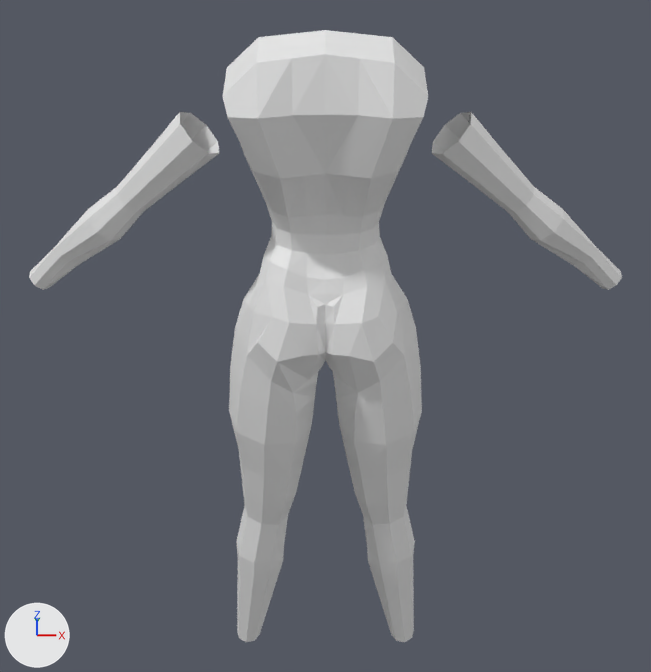
The Blender file CharacterProject2020.blend: old version first, new version second.
Rendered twice from a 50 mm camera at (0.0, -5.78, 1.76) aimed at (0.0, 0.29, -2.29). Arrows for +X, +Y and +Z are at lower left; the lights stay in place.
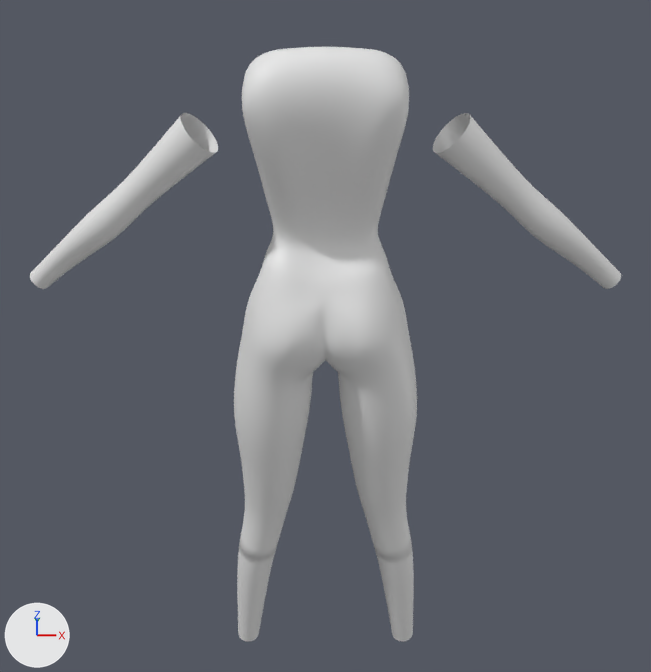
Location of each change, [x1, y1, x2, y2] in pixels of the pictures (651 x 672 px; the box of a moved part takes in the faces that stretch with it):
'Cube', reshaped, modifiers changed
    before: [29, 30, 622, 642]
    after: [30, 47, 621, 641]
part 1 of me_cube_001, moved or reshaped
    before: [223, 30, 428, 441]
    after: [236, 47, 415, 441]
part 2 of me_cube_001, moved or reshaped
    before: [236, 506, 415, 642]
    after: [237, 511, 414, 641]
part 3 of me_cube_001, shading changed
    before: [29, 112, 622, 524]
    after: [30, 113, 621, 526]

Edits to the bpy script that builds the scene:
```text
Change me_cube_001:
    used by ob_cube; location = (0.0, 0.0, 0.0)
    remove me_cube_001.from_pydata(...)  # 219 vertices, 197 faces; spans x -2.24..0.0, y -0.47..0.51, z -5.55..0.16
    add me_cube_001.from_pydata(...)  # 219 vertices, 197 faces; spans x -2.24..0.0, y -0.47..0.45, z -5.55..0.11
    me_cube_001 part 1: 44 of 219 vertices moved; they spanned x -0.69..0.0, y -0.29..0.51, z -2.62..0.16 and now span x -0.65..0.0, y -0.23..0.43, z -2.67..0.11; mean shift (0.01, 0.0, 0.01); largest move (-0.38, 0.29, -2.26) -> (-0.38, 0.26, -2.15)
    me_cube_001 part 2
    me_cube_001.vertices[126].co: (-0.72, 0.11, -4.29) -> (-0.72, 0.08, -4.28)
    me_cube_001.vertices[127].co: (-0.47, -0.22, -4.33) -> (-0.5, -0.2, -4.34)  # pixel (271, 559) -> not seen
    me_cube_001.vertices[128].co: (-0.8, -0.03, -4.31) -> (-0.79, -0.04, -4.28)  # pixel (236, 541) -> not seen
    me_cube_001.vertices[129].co: (-0.37, -0.09, -4.32) -> (-0.42, -0.08, -4.34)  # pixel (283, 546) -> not seen
    me_cube_001.vertices[130].co: (-0.58, 0.15, -4.29) -> (-0.59, 0.12, -4.29)
    me_cube_001.vertices[131].co: (-0.63, -0.27, -4.33) -> (-0.63, -0.24, -4.32)  # pixel (254, 563) -> not seen
    me_cube_001.vertices[132].co: (-0.76, -0.19, -4.32) -> (-0.75, -0.17, -4.3)  # pixel (239, 555) -> not seen
    me_cube_001.vertices[133].co: (-0.44, 0.07, -4.3) -> (-0.48, 0.05, -4.31)
    me_cube_001.vertices[166].co: (-0.73, 0.08, -4.47) -> (-0.76, 0.06, -4.59)
    me_cube_001.vertices[167].co: (-0.5, -0.22, -4.5) -> (-0.57, -0.2, -4.61)  # pixel (269, 572) -> not seen
    me_cube_001.vertices[168].co: (-0.8, -0.04, -4.48) -> (-0.83, -0.05, -4.6)  # pixel (237, 555) -> not seen
    me_cube_001.vertices[169].co: (-0.38, -0.09, -4.48) -> (-0.48, -0.09, -4.61)  # pixel (283, 560) -> not seen
    me_cube_001.vertices[170].co: (-0.59, 0.12, -4.46) -> (-0.65, 0.09, -4.59)
    me_cube_001.vertices[171].co: (-0.64, -0.26, -4.5) -> (-0.69, -0.23, -4.61)  # pixel (253, 575) -> not seen
    me_cube_001.vertices[172].co: (-0.76, -0.18, -4.49) -> (-0.8, -0.17, -4.61)  # pixel (240, 568) -> not seen
    me_cube_001.vertices[173].co: (-0.47, 0.05, -4.47) -> (-0.55, 0.02, -4.6)
    me_cube_001 part 3: 197 kept faces spanning x -2.24..0.0, y -0.47..0.45, z -5.55..0.11 are now shaded smooth
Change ob_cube:
    add _m = ob_cube.modifiers.new('Subdivision', 'SUBSURF')
```
